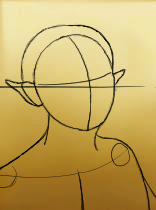
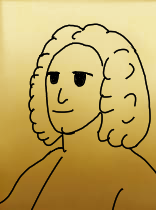
Before/after of a w=156, h=210 layered artwork. What changed in the layer stack:
renamed "Horizon" to "Paint Layer 1", painted on it over (0, 23, 156, 210)
removed layer "Paint Body" over (0, 23, 156, 210)
removed layer "Paint Ears" over (0, 23, 128, 128)
removed layer "Paint Hair" over (0, 23, 128, 128)
